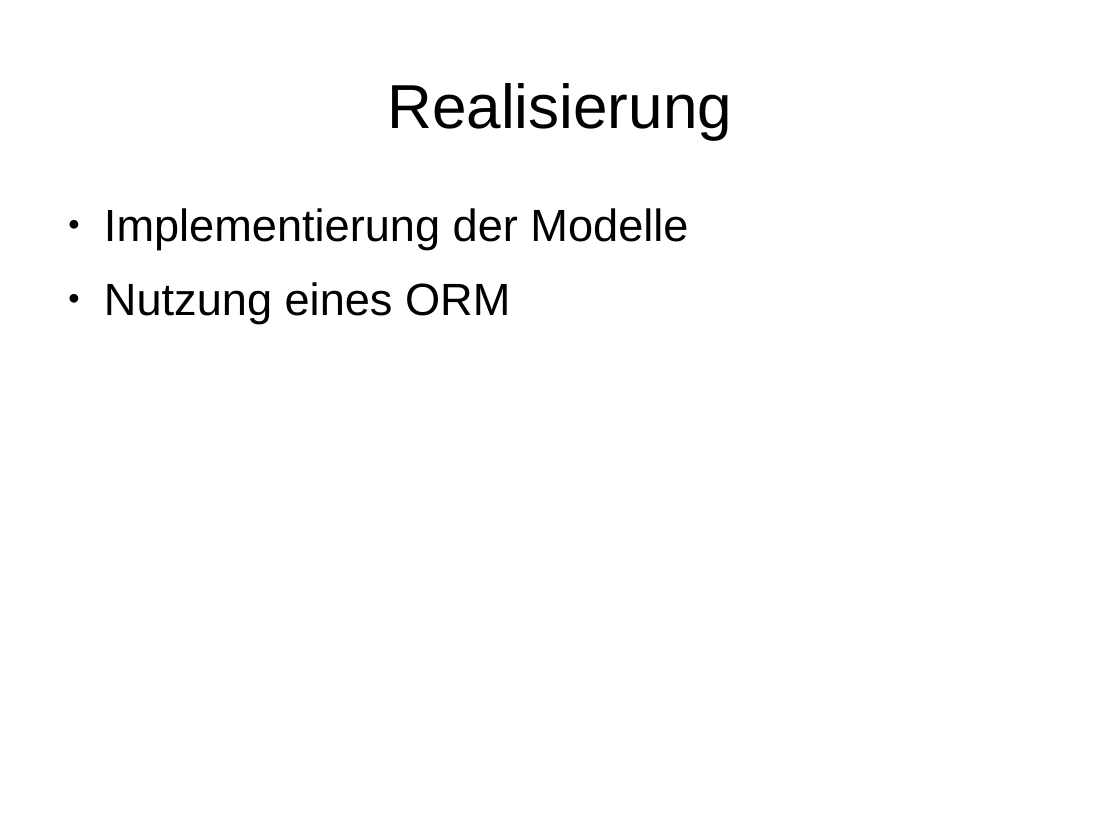
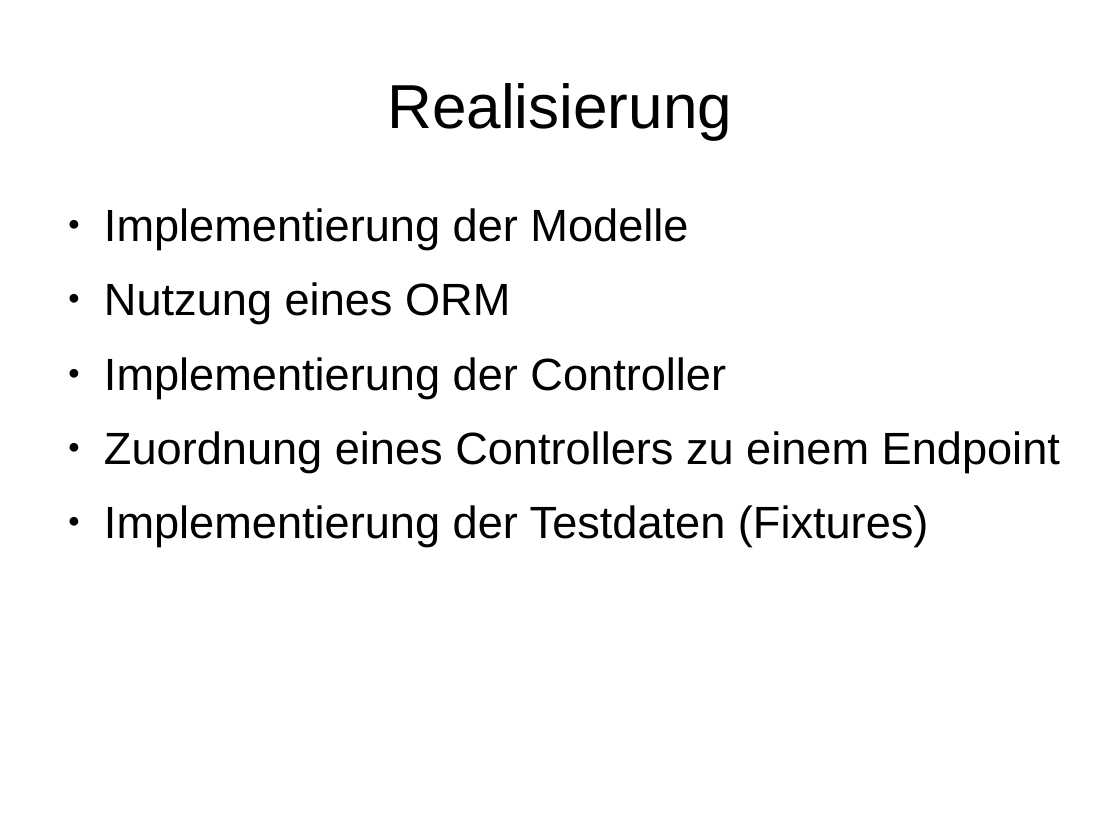
Before and after one commit to janhelmle/weiterbildung_fachinformatiker_ihk_projektantrag, a slide deck: slide 11 of praesentation/presentation_v1.odp. Drawn at 1120x840 pixels with LibreOffice and Linux fonts; fonts in the diff are those of the drawing. Boxes give left, top, right and bottom in pixels: in the first picture for what was removed or moved away, otherwise in the second. Text is boxed around its words. In the diff, an @@ line names an element or a change of style, - is before the commit and + after.

```diff
--- a/praesentation/presentation_v1.odp
+++ b/praesentation/presentation_v1.odp
@@ text at <box>104,357,1060,547</box>: paragraphs added @@
+● Implementierung der Controller
+● Zuordnung eines Controllers zu einem Endpoint
+● Implementierung der Testdaten (Fixtures)
```
Also in this commit, not shown: 1 other slide changed, 2 other files.
